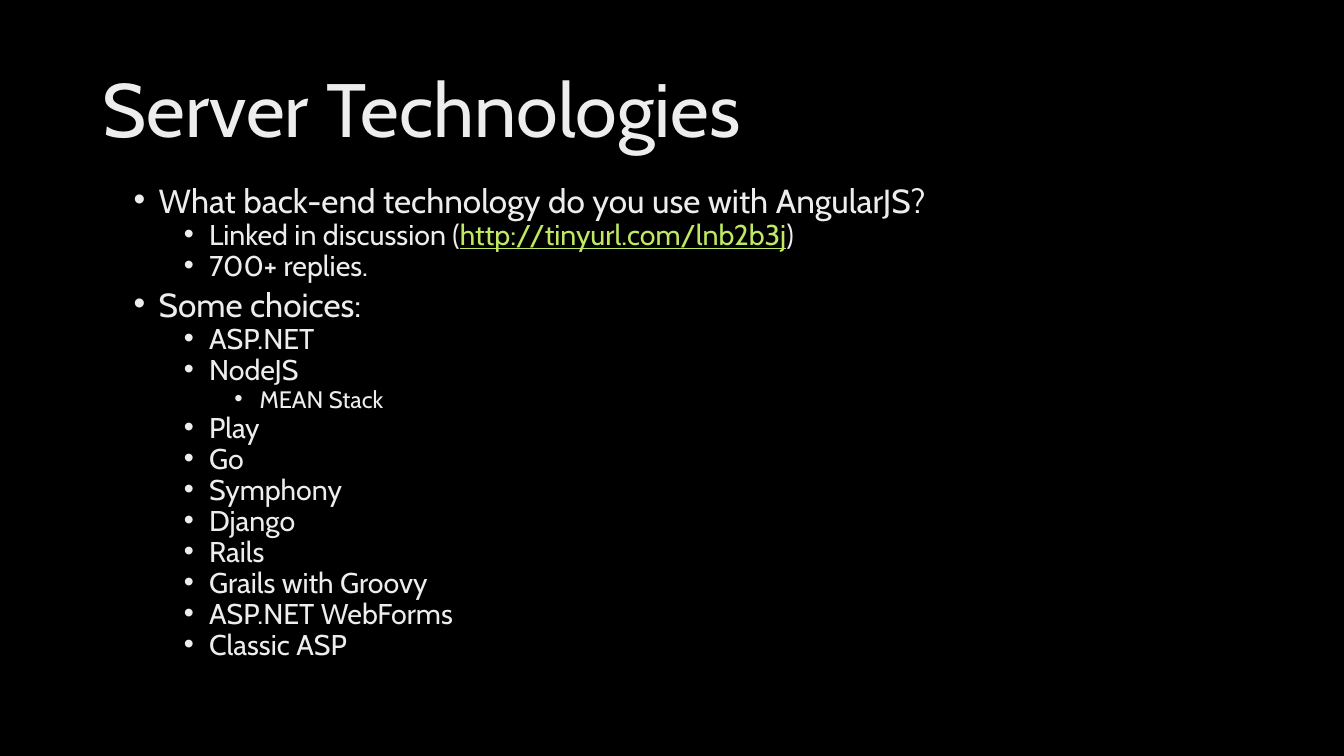
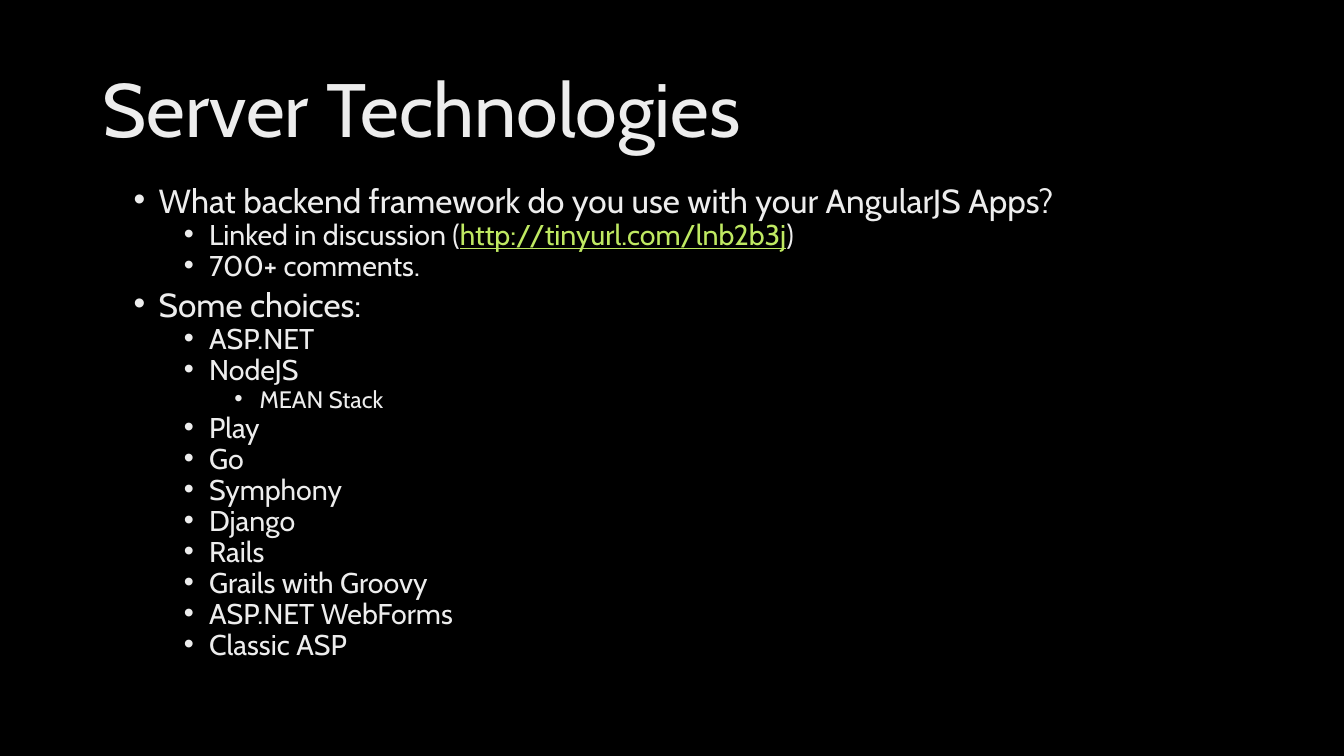
Before and after one commit to ryanlangton/angularjs-mvc, a slide deck: slide 13 of AngularJSdotNet.pptx. Drawn at 1344x756 pixels with LibreOffice and Linux fonts; fonts in the diff are those of the drawing; background and template pictures are left out. Boxes give left, top, right and bottom in pixels: in the first picture for what was removed or moved away, otherwise in the second. Text is boxed around its words. In the diff, an @@ line names an element or a change of style, - is before the commit and + after.

```diff
--- a/AngularJSdotNet.pptx
+++ b/AngularJSdotNet.pptx
@@ text at (x1=159, y1=188, x2=1053, y2=222): text changed @@
-• What back-end technology do you use with AngularJS?
+• What backend framework do you use with your AngularJS Apps?
@@ text at (x1=209, y1=255, x2=420, y2=277): text changed @@
-  • 700+ replies.
+  • 700+ comments.
```
Also in this commit, not shown: 7 other slides changed, 5 slides added, 1 slide removed, 28 other files.
